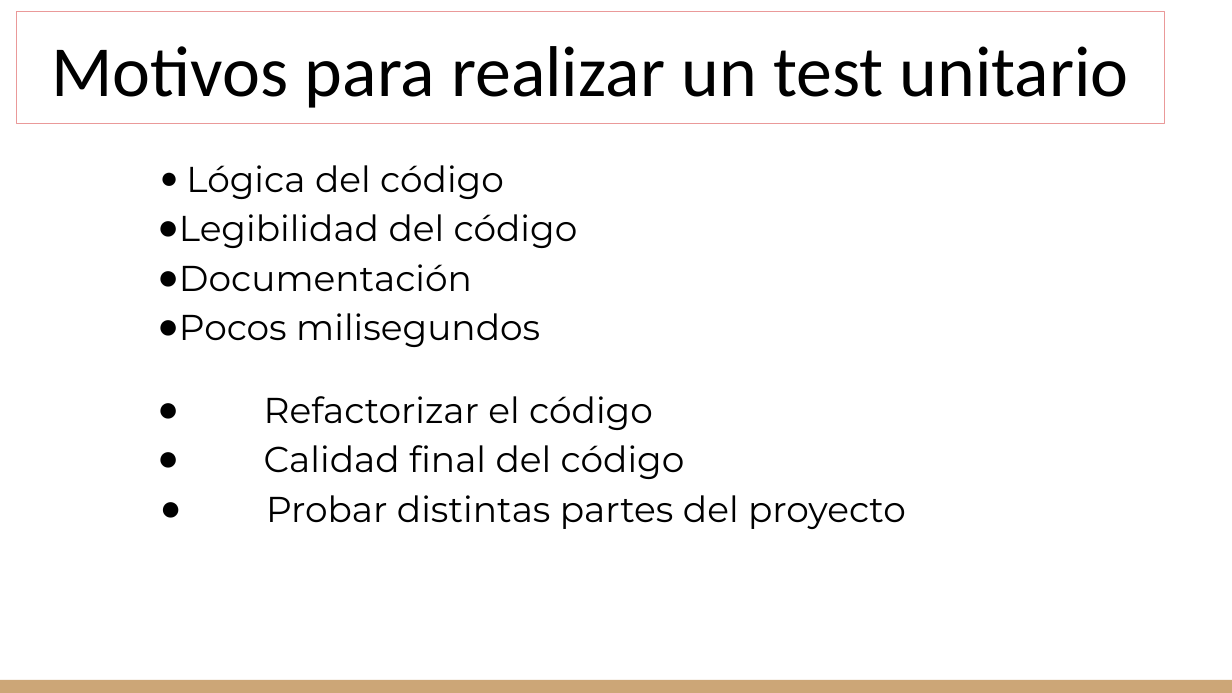
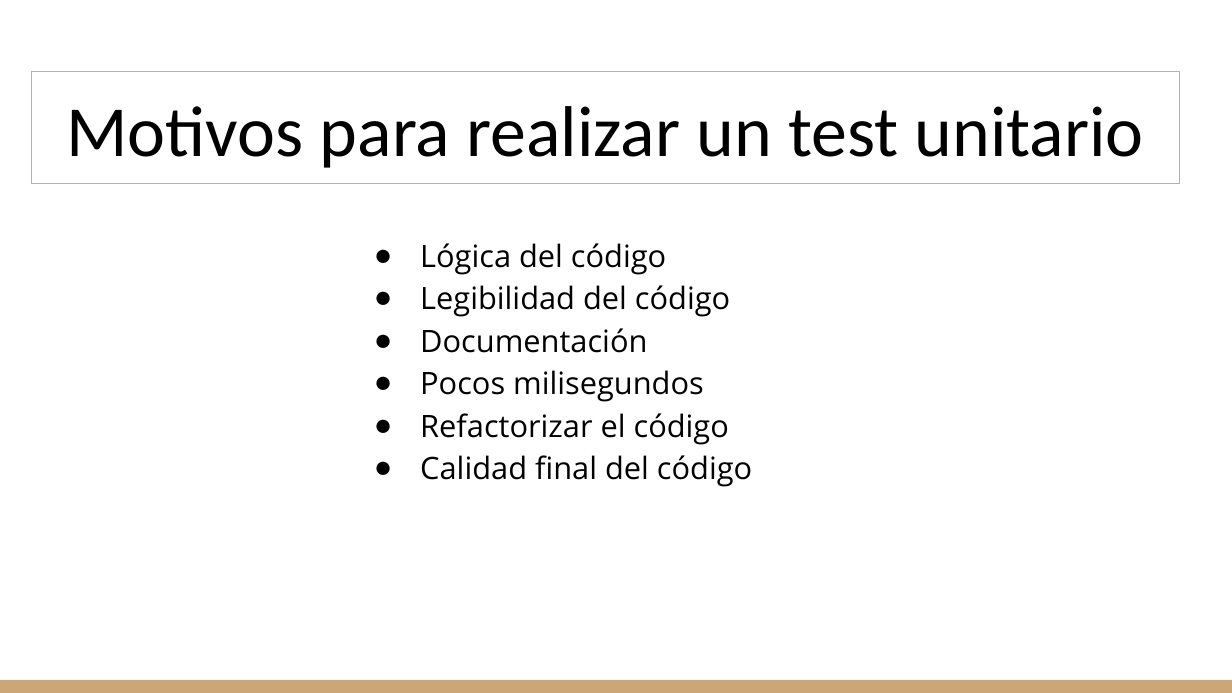
Before and after one commit to gitgamba/.Net-Grupo8, a slide deck: slide 4 of TPS/Unit Testing.pptx. Drawn at 1232x693 pixels with LibreOffice and Linux fonts; fonts in the diff are those of the drawing. Boxes give left, top, right and bottom in pixels: in the first picture for what was removed or moved away, otherwise in the second. Text is boxed around its words. In the diff, an @@ line names an element or a change of style, - is before the commit and + after.

```diff
--- a/TPS/Unit Testing.pptx
+++ b/TPS/Unit Testing.pptx
@@ title "Motivos para realizar un test ..." moved from (x1=16, y1=11, x2=1164, y2=123) to (x1=31, y1=71, x2=1179, y2=184) @@
@@ text "Lógica del código" moved from (x1=179, y1=165, x2=578, y2=347) to (x1=420, y1=243, x2=752, y2=487) @@
@@ text at (x1=420, y1=243, x2=730, y2=402): size 21 to 18 pt, font Montserrat to Open Sans, highlight #FFFFFF to none in "Lógica del código", "Legibilidad del código", "Documentación", "Pocos milisegundos"; indent changed @@
@@ text removed at (x1=264, y1=396, x2=906, y2=529) @@
-● Refactorizar el código
-● Calidad final del código
-● Probar distintas partes del proyecto
@@ text at (x1=420, y1=413, x2=752, y2=487): paragraphs added @@
+● Refactorizar el código
+● Calidad final del código
```
Also in this commit, not shown: 6 other slides changed, 2 slides added, 2 slides removed.
